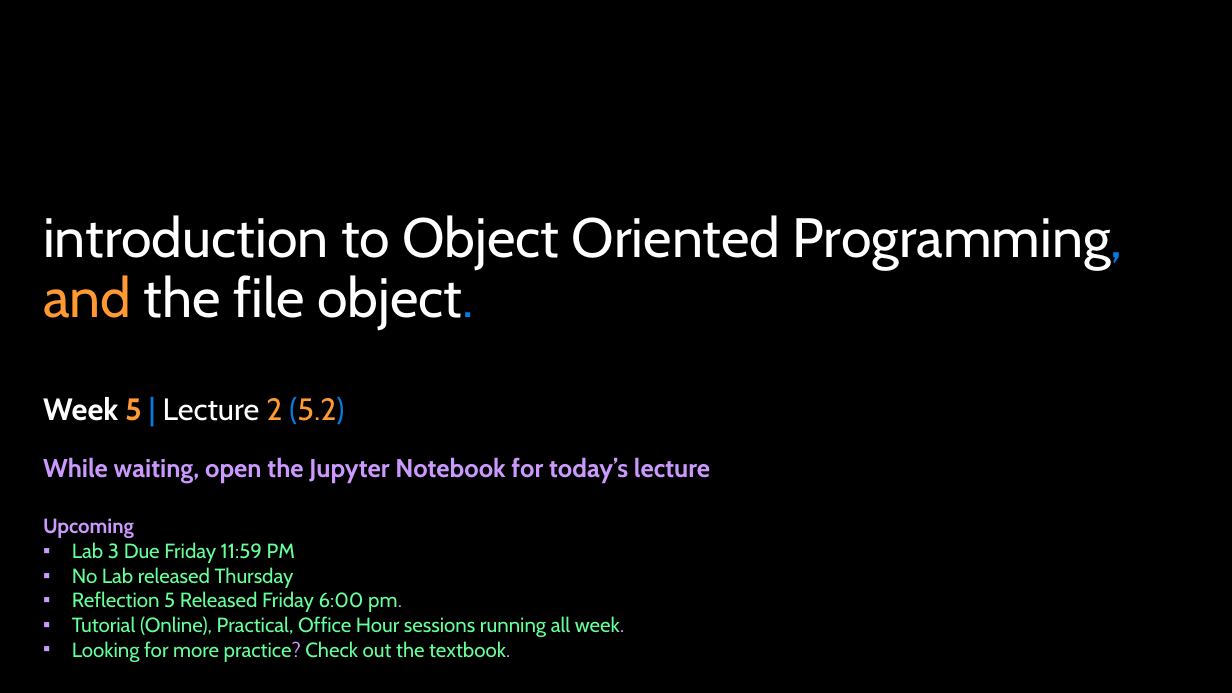
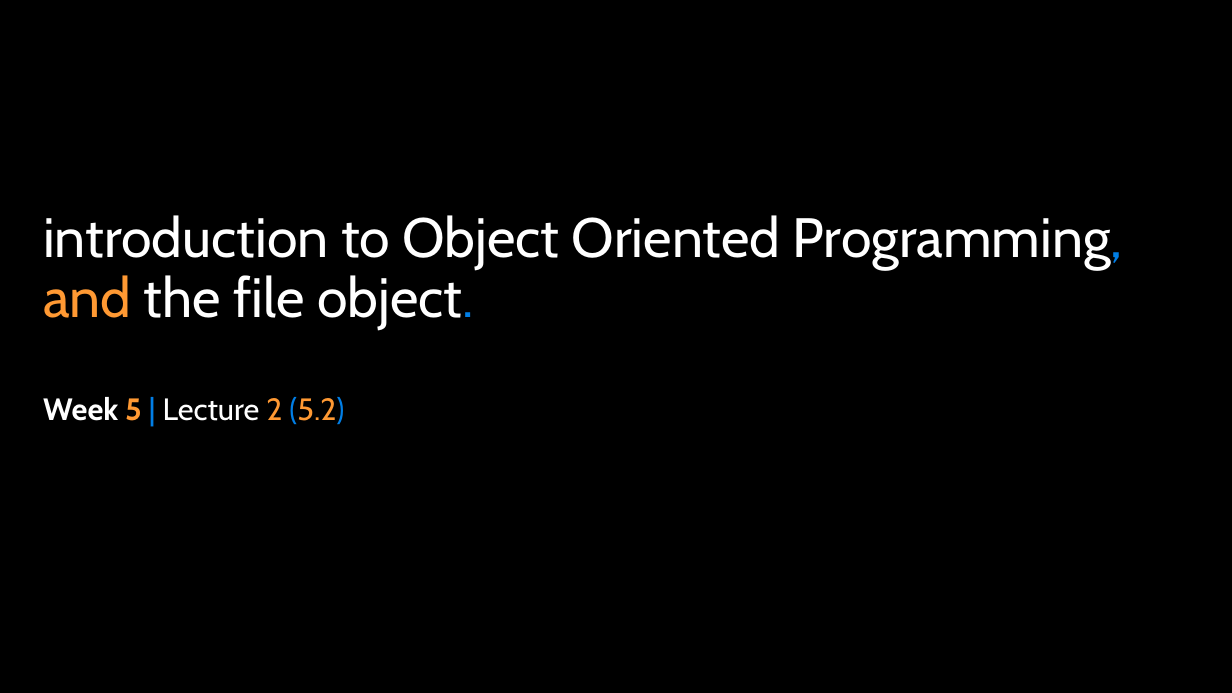
Before and after one commit to APS106/APS106-winter-2026-goodfellow-sutton, a slide deck: slide 44 of lectures/week5/lecture2/slides/week5_lecture2.pptx (slide 39 before the commit). Drawn at 1232x693 pixels with LibreOffice and Linux fonts; fonts in the diff are those of the drawing; background and template pictures are left out. Boxes give left, top, right and bottom in pixels: in the first picture for what was removed or moved away, otherwise in the second. Text is boxed around its words. In the diff, an @@ line names an element or a change of style, - is before the commit and + after.

```diff
--- a/lectures/week5/lecture2/slides/week5_lecture2.pptx
+++ b/lectures/week5/lecture2/slides/week5_lecture2.pptx
@@ text removed at [43, 457, 710, 662] @@
-While waiting, open the Jupyter Notebook for today’s lecture
-Upcoming
-▪ Lab 3 Due Friday 11:59 PM
-▪ No Lab released Thursday
-▪ Reflection 5 Released Friday 6:00 pm.
-▪ Tutorial (Online), Practical, Office Hour sessions running all week.
-▪ Looking for more practice? Check out the textbook.
```
Also in this commit, not shown: 14 other slides changed, 6 slides added, 1 slide removed, 1 other file.
